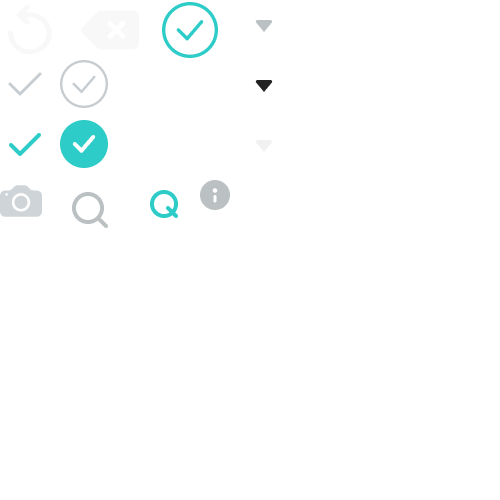
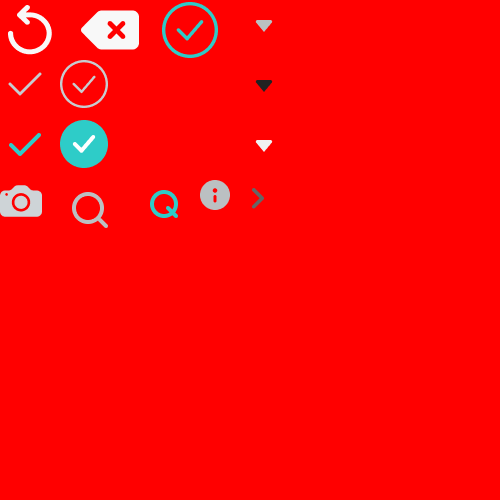
Layered file, before and after one edit (500px x 500px). Changes by layer:
added group "그룹 1" (1st of 10) with 2 layers above "그룹 1" over 240, 180, 276, 217
added layer "레이어 1" (1st of 14, in "그룹 1") in group "그룹 1" over 251, 188, 264, 209
showed "배경" over 0, 0, 500, 500
